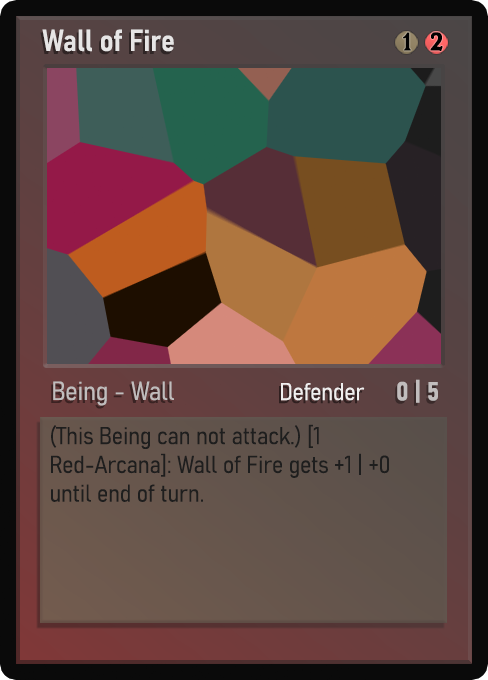
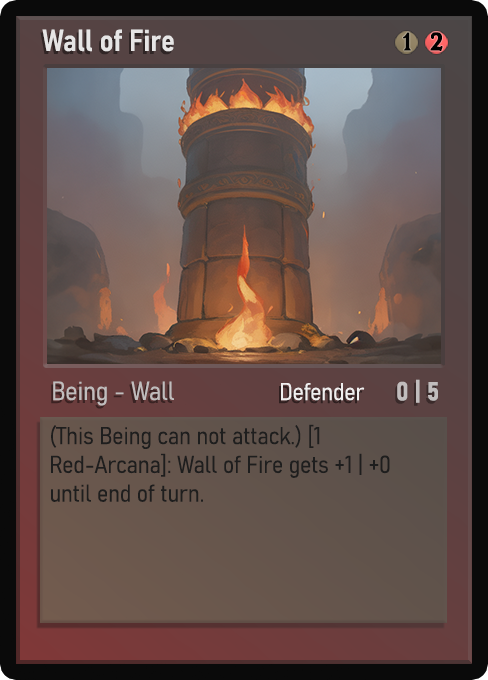
Comparing the layer stacks of the two 488px x 680px images. Changes:
painted on "Name" over left=64, top=29, right=174, bottom=52
painted on "AtkDef" over left=401, top=385, right=438, bottom=401
painted on "Class" over left=53, top=381, right=160, bottom=405
painted on "Ability" over left=289, top=383, right=354, bottom=401
painted on "Desc_norm" over left=51, top=424, right=390, bottom=502
painted on "Artwork" over left=47, top=68, right=441, bottom=364
